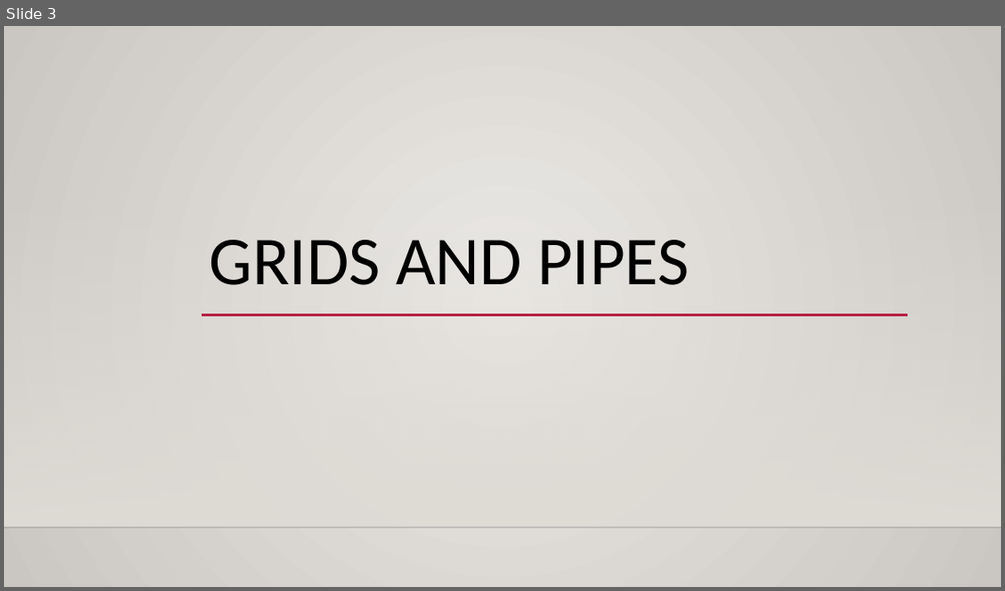
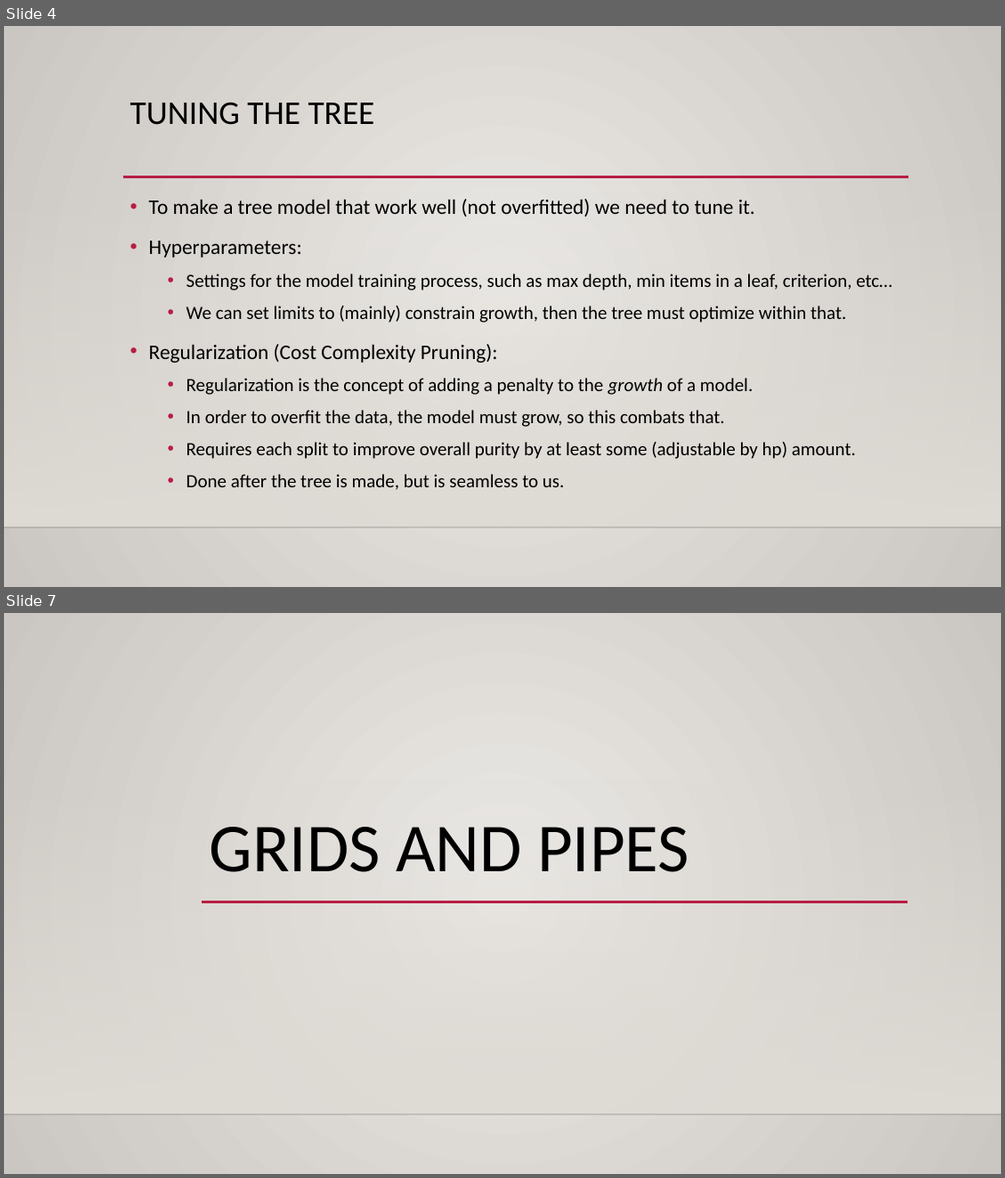
Before and after one commit to glennybarnes/Intro_to_Machine_Learning_Students, a slide deck: reference_content/Slides/004_Gridsearch.pptx. Shown one above the other, each under a label of ours: slide 3 before the commit, slides 4 and 7 after it; the slides between them are not shown. The pictures are 1005x591 and 1005x1178 pixels, drawn with LibreOffice and Linux fonts; fonts in the diff are those of the drawing; background and template pictures are left out. Boxes give left, top, right and bottom in pixels: in the first picture for what was removed or moved away, otherwise in the second. Text is boxed around its words. In the diff, an @@ line names an element or a change of style, - is before the commit and + after.

```diff
--- a/reference_content/Slides/004_Gridsearch.pptx
+++ b/reference_content/Slides/004_Gridsearch.pptx
@@ slide 4 added at box(4, 26, 1001, 587), background gradient #ECEAE7 to #CAC7C1; not listed: 2 template elements that a slide beside it also shows @@
@@ title added at box(130, 102, 375, 125), 32 pt, text #000000 @@
+TUNING THE TREE
@@ line added from (123, 177) to (909, 177), #B71E42 2.5 pt @@
@@ text added at box(149, 199, 891, 490), 18 pt, text #000000 @@
+• To make a tree model that work well (not overfitted) we need to tune it.
+• Hyperparameters:
+  • Settings for the model training process, such as max depth, min items in a leaf, criterion, etc…
+  • We can set limits to (mainly) constrain growth, then the tree must optimize within that.
+• Regularization (Cost Complexity Pruning):
+  • Regularization is the concept of adding a penalty to the growth of a model.
+  • In order to overfit the data, the model must grow, so this combats that.
+  • Requires each split to improve overall purity by at least some (adjustable by hp) amount.
+  • Done after the tree is made, but is seamless to us.
@@ what was slide 3 is now slide 7 @@
```
Also in this commit, not shown: 4 slides changed, 4 other slides added, 1 slide removed, 4 other files.
